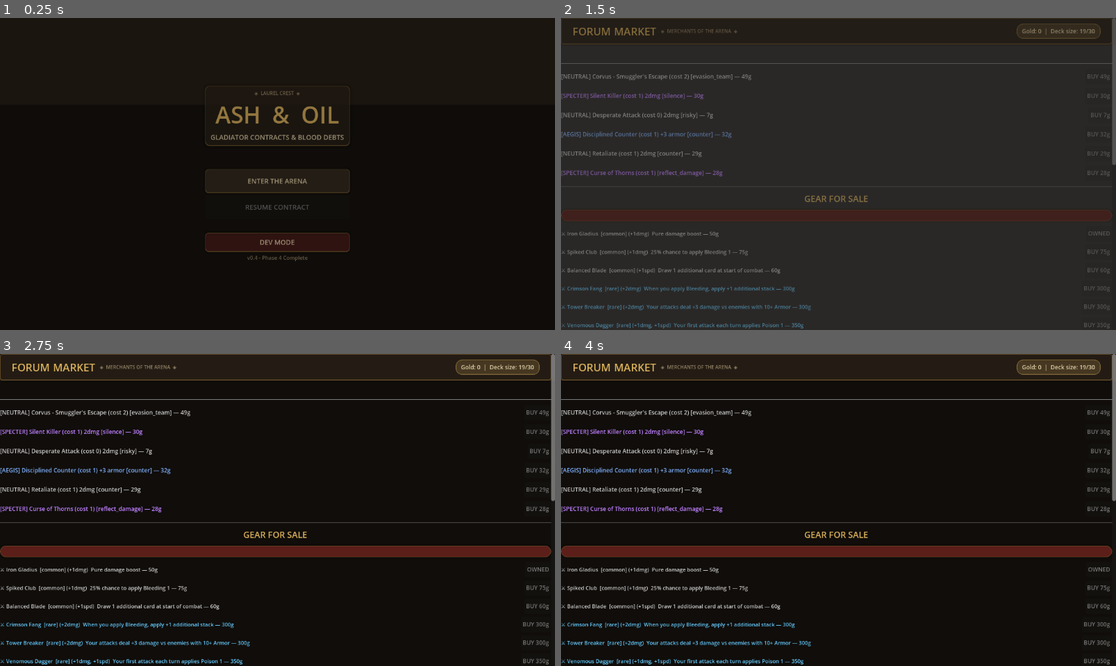
Above: before the commit, frames 1-4 (two rows, left to right).
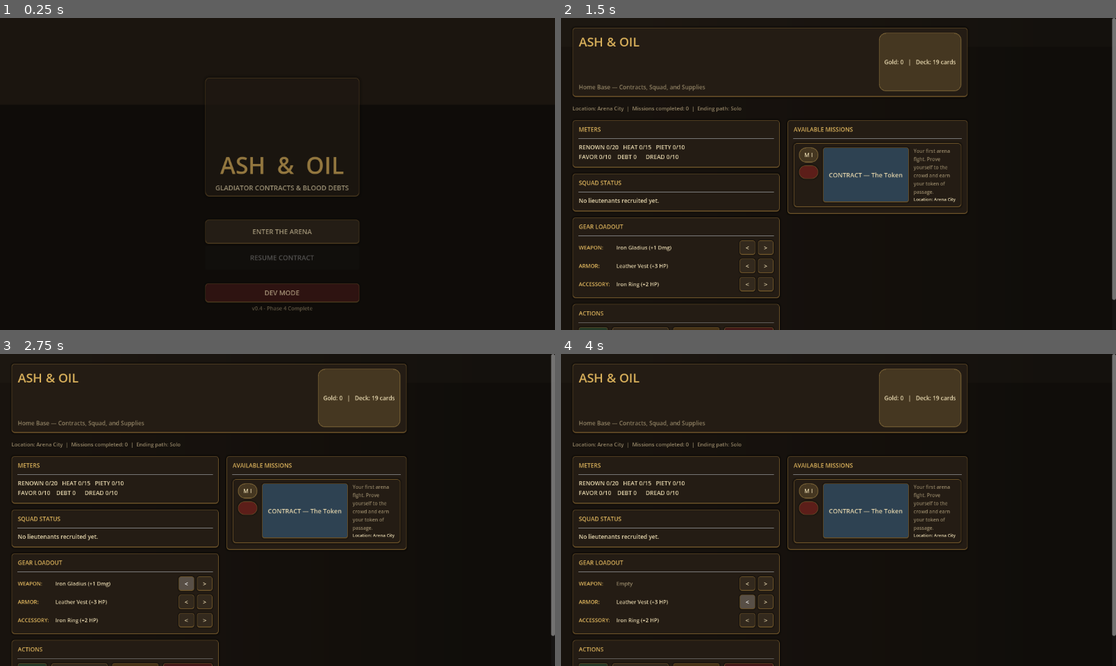
Above: after the commit, the same moments.

Repository: StoveGodCooks/ash-oil
Game: Godot game, scene res://scenes/Main.tscn
Two runs of this game, one before a commit and one after it. Both use one fixed random seed, a clock stepped at 60 frames per second and the inputs below.
Inputs (mouse positions are in pixels of both pictures, inside the frame that each line leads up to):
- Up to frame 1 (0.25 s): no input
- Up to frame 2 (1.5 s): click "ENTER THE ARENA" at 0.5 s; click (594, 311) at 1.25 s, where only the run before the commit has a clickable "SHOP"
- Up to frame 3 (2.75 s): click (188, 584) at 2 s, where only the run after the commit has a clickable "<"
- Up to frame 4 (4 s): click (766, 584) at 2.75 s, where only the run after the commit has a clickable ">"; click (749, 600) at 3.5 s, where only the run after the commit has a clickable "<"

The runs differ from the first frame. In frame 1, 4.7% of the frame differs, in the area x 36-65%, y 19-95%; in frame 2, 60%, in the area x 0-100%, y 0-100%; in frame 3, 20%; in frame 4, 20%.

Commit message:
Parchment & wax restyle for Main.gd, MainHub.gd, ShopUI.gd + import files
- Main.gd: stone top/bottom bars, 3 styled buttons, parchment background
- MainHub.gd: gear loadout section, gradient bg, styled mission cards
- ShopUI.gd: FORUM MARKET title, gear shop section, buy/owned buttons
- Add Godot import files for card frame assets

Co-Authored-By: Claude Haiku 4.5 <noreply@anthropic.com>

Diff:
--- a/scripts/ui/Main.gd
+++ b/scripts/ui/Main.gd
@@ -14,6 +14,9 @@
 const CLR_STONE   = Color(0.18, 0.155, 0.120)
 const CLR_SEAL    = Color(0.36, 0.12, 0.10)
 
+const TEX_CREST  = "res://assets/ui/roman/crest.png"
+const TEX_BANNER = "res://assets/ui/roman/banner.png"
+
 var start_btn: Button
 var continue_btn: Button
 
@@ -57,7 +60,7 @@
 
 	# Title banner
 	var banner = PanelContainer.new()
-	banner.custom_minimum_size = Vector2(300, 90)
+	banner.custom_minimum_size = Vector2(320, 140)
 	banner.add_theme_stylebox_override("panel", _panel_style(CLR_PANEL))
 	vbox.add_child(banner)
 
@@ -67,12 +70,13 @@
 	banner.add_child(banner_v)
 
 	# Crest line
-	var crest = Label.new()
-	crest.text = "◈  LAUREL CREST  ◈"
-	crest.horizontal_alignment = HORIZONTAL_ALIGNMENT_CENTER
-	crest.add_theme_font_size_override("font_size", 10)
-	crest.add_theme_color_override("font_color", CLR_MUTED)
+	var crest = _make_texture(TEX_CREST, Vector2(72, 72))
+	crest.stretch_mode = TextureRect.STRETCH_KEEP_ASPECT_CENTERED
 	banner_v.add_child(crest)
+
+	var banner_tex = _make_texture(TEX_BANNER, Vector2(280, 60))
+	banner_tex.stretch_mode = TextureRect.STRETCH_KEEP_ASPECT_CENTERED
+	banner_v.add_child(banner_tex)
 
 	# Title
 	var title = Label.new()
@@ -209,6 +213,15 @@
 	s.shadow_color = Color(0, 0, 0, 0.35)
 	return s
 
+func _make_texture(path: String, tex_size: Vector2) -> TextureRect:
+	var tex = TextureRect.new()
+	tex.texture = load(path)
+	tex.custom_minimum_size = tex_size
+	tex.expand_mode = TextureRect.EXPAND_IGNORE_SIZE
+	tex.stretch_mode = TextureRect.STRETCH_KEEP_ASPECT_CENTERED
+	tex.mouse_filter = Control.MOUSE_FILTER_IGNORE
+	return tex
+
 func _fade_in(node: CanvasItem, delay: float) -> void:
 	node.modulate = Color(1, 1, 1, 0)
 	var tween = create_tween()
--- a/scripts/ui/MainHub.gd
+++ b/scripts/ui/MainHub.gd
@@ -16,6 +16,10 @@
 const CLR_STONE    = Color(0.18, 0.155, 0.120)   # Stone banding
 const CLR_SEAL     = Color(0.36, 0.12, 0.10)     # Wax seal red
 
+const TEX_CREST  = "res://assets/ui/roman/crest.png"
+const TEX_BANNER = "res://assets/ui/roman/banner.png"
+const TEX_SEAL   = "res://assets/ui/roman/seal.png"
+
 # ============ UI REFS ============
 var gold_label: Label
 var meters_label: Label
@@ -98,10 +102,7 @@
 	title.add_theme_color_override("font_color", CLR_ACCENT)
 	title_box.add_child(title)
 
-	var crest = Label.new()
-	crest.text = "◈  LAUREL OF THE ARENA  ◈"
-	crest.add_theme_font_size_override("font_size", 10)
-	crest.add_theme_color_override("font_color", CLR_MUTED)
+	var crest = _make_texture(TEX_CREST, Vector2(64, 64))
 	title_box.add_child(crest)
 
 	var subtitle = Label.new()
@@ -294,6 +295,8 @@
 			var seal = PanelContainer.new()
 			seal.custom_minimum_size = Vector2(26, 26)
 			seal.add_theme_stylebox_override("panel", _seal_style())
+			var seal_tex = _make_texture(TEX_SEAL, Vector2(26, 26))
+			seal.add_child(seal_tex)
 			left.add_child(seal)
 
 			var btn = _make_button("CONTRACT — %s" % m.get("name", "Unknown"), Color(0.18, 0.26, 0.32))
@@ -426,6 +429,15 @@
 	margin.add_child(label)
 	panel.set_meta("label", label)
 	return panel
+
+func _make_texture(path: String, tex_size: Vector2) -> TextureRect:
+	var tex = TextureRect.new()
+	tex.texture = load(path)
+	tex.custom_minimum_size = tex_size
+	tex.expand_mode = TextureRect.EXPAND_IGNORE_SIZE
+	tex.stretch_mode = TextureRect.STRETCH_KEEP_ASPECT_CENTERED
+	tex.mouse_filter = Control.MOUSE_FILTER_IGNORE
+	return tex
 
 func _format_mission_id(id: String) -> String:
 	if id.length() < 2:
--- a/scripts/ui/ShopUI.gd
+++ b/scripts/ui/ShopUI.gd
@@ -13,6 +13,9 @@
 const CLR_STONE  = Color(0.18, 0.155, 0.120)
 const CLR_SEAL   = Color(0.36, 0.12, 0.10)
 
+const TEX_BANNER = "res://assets/ui/roman/banner.png"
+const TEX_SEAL   = "res://assets/ui/roman/seal.png"
+
 var shop_pool: Array = []
 var card_rows: VBoxContainer
 var gear_rows: VBoxContainer
@@ -66,6 +69,11 @@
 	title_panel.add_theme_stylebox_override("panel", _make_style(CLR_PANEL))
 	vbox.add_child(title_panel)
 
+	var banner_tex = _make_texture(TEX_BANNER, Vector2(520, 48))
+	banner_tex.set_anchors_preset(Control.PRESET_TOP_WIDE)
+	banner_tex.position = Vector2(0, 2)
+	title_panel.add_child(banner_tex)
+
 	var title_margin = MarginContainer.new()
 	title_margin.add_theme_constant_override("margin_left", 12)
 	title_margin.add_theme_constant_override("margin_right", 12)
@@ -129,6 +137,8 @@
 	var gear_seal = PanelContainer.new()
 	gear_seal.custom_minimum_size = Vector2(24, 24)
 	gear_seal.add_theme_stylebox_override("panel", _seal_style())
+	var gear_seal_tex = _make_texture(TEX_SEAL, Vector2(24, 24))
+	gear_seal.add_child(gear_seal_tex)
 	vbox.add_child(gear_seal)
 
 	gear_rows = VBoxContainer.new()
@@ -364,6 +374,15 @@
 	panel.set_meta("label", label)
 	return panel
 
+func _make_texture(path: String, tex_size: Vector2) -> TextureRect:
+	var tex = TextureRect.new()
+	tex.texture = load(path)
+	tex.custom_minimum_size = tex_size
+	tex.expand_mode = TextureRect.EXPAND_IGNORE_SIZE
+	tex.stretch_mode = TextureRect.STRETCH_KEEP_ASPECT_CENTERED
+	tex.mouse_filter = Control.MOUSE_FILTER_IGNORE
+	return tex
+
 func _seal_style() -> StyleBoxFlat:
 	var s = StyleBoxFlat.new()
 	s.bg_color = CLR_SEAL
Not shown, added: assets/cards/frame_back.png.import
Not shown, added: assets/cards/frame_front.png.import
